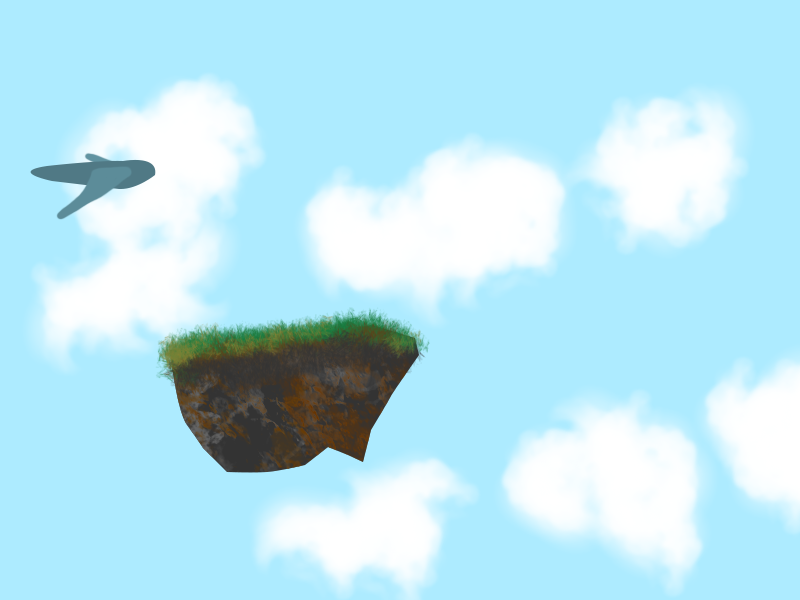
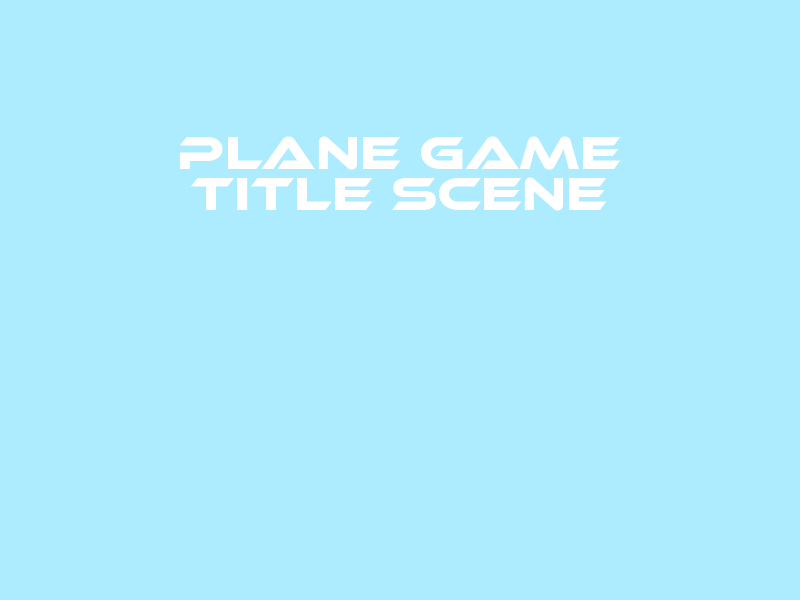
Layered file, before and after one edit (w=800, h=600). Changes by layer:
added layer "Plane Game Title Scene" in group "Artboard 1" over bbox(179, 136, 621, 211)
added layer "titleScene_bg" in group "Artboard 1" over bbox(23, 72, 800, 600)
hid "Layer 4", moved it into group "Game" over bbox(30, 152, 156, 220)
hid "Layer 3", moved it into group "Game" over bbox(155, 307, 430, 473)
hid "Layer 2", moved it into group "Game" over bbox(23, 72, 800, 600)
moved "sky" into group "Game" over bbox(23, 72, 800, 600)
